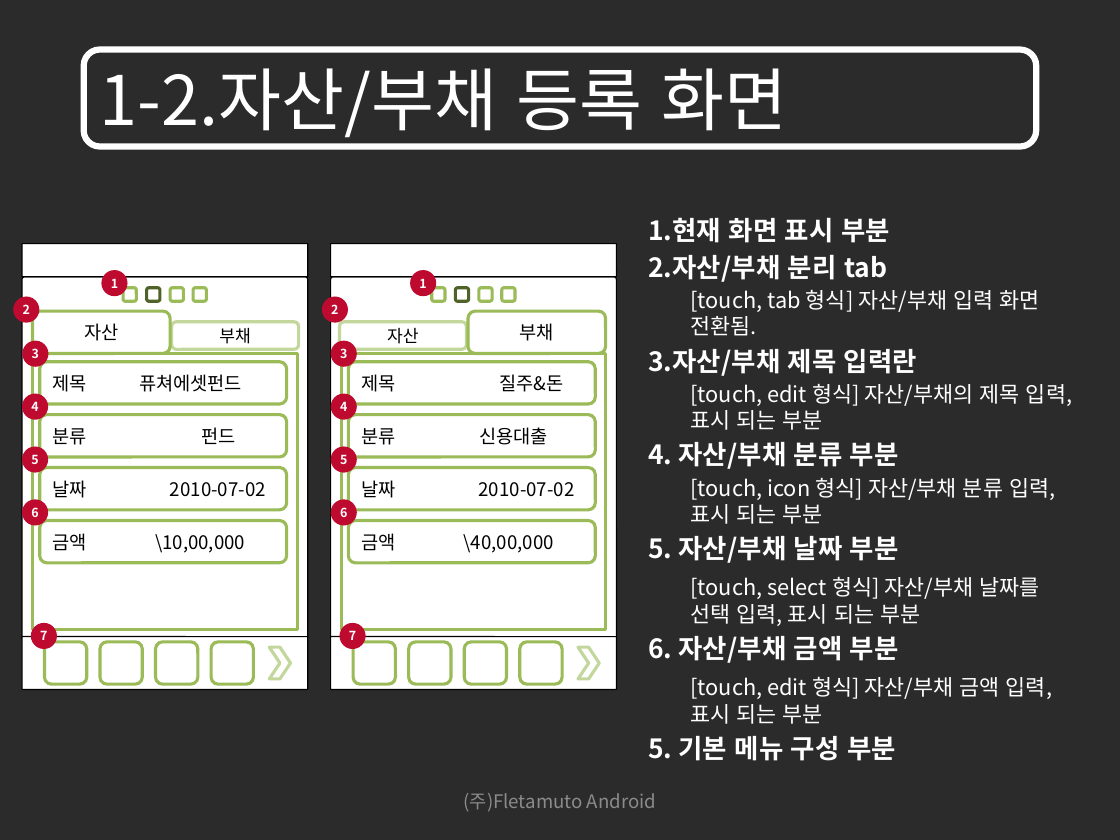
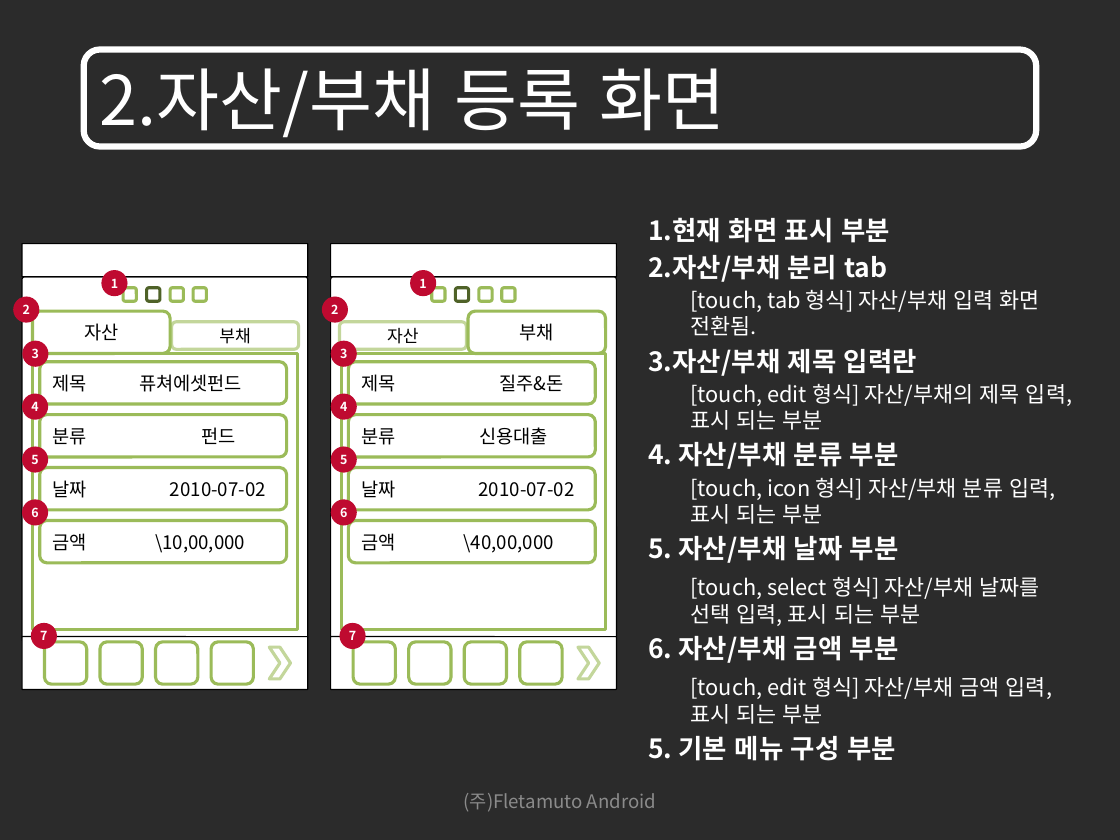
Before and after one commit to limjunghoon/fmfinance, a slide deck: slide 10 of trunk/DOC/GUI/재테크를 위한 어플리케이션 GUI_100711.pptx (slide 4 before the commit). Drawn at 1120x840 pixels with LibreOffice and Linux fonts; fonts in the diff are those of the drawing; background and template pictures are left out; a plain dark background stands for a picture behind light text. Boxes give left, top, right and bottom in pixels: in the first picture for what was removed or moved away, otherwise in the second. Text is boxed around its words. In the diff, an @@ line names an element or a change of style, - is before the commit and + after.

```diff
--- a/trunk/DOC/GUI/재테크를 위한 어플리케이션 GUI_100711.pptx
+++ b/trunk/DOC/GUI/재테크를 위한 어플리케이션 GUI_100711.pptx
@@ text in rounded rectangle at [99, 68, 726, 138]: text changed @@
-1-2.자산/부채 등록 화면
+2.자산/부채 등록 화면
```
Also in this commit, not shown: 8 other slides changed, 4 slides added.
